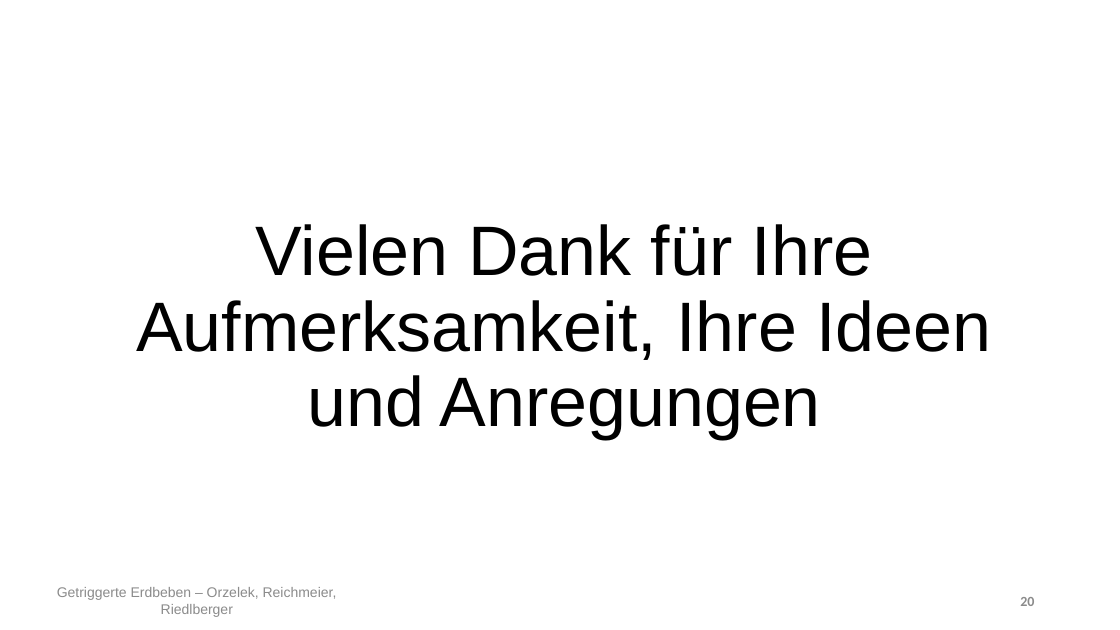
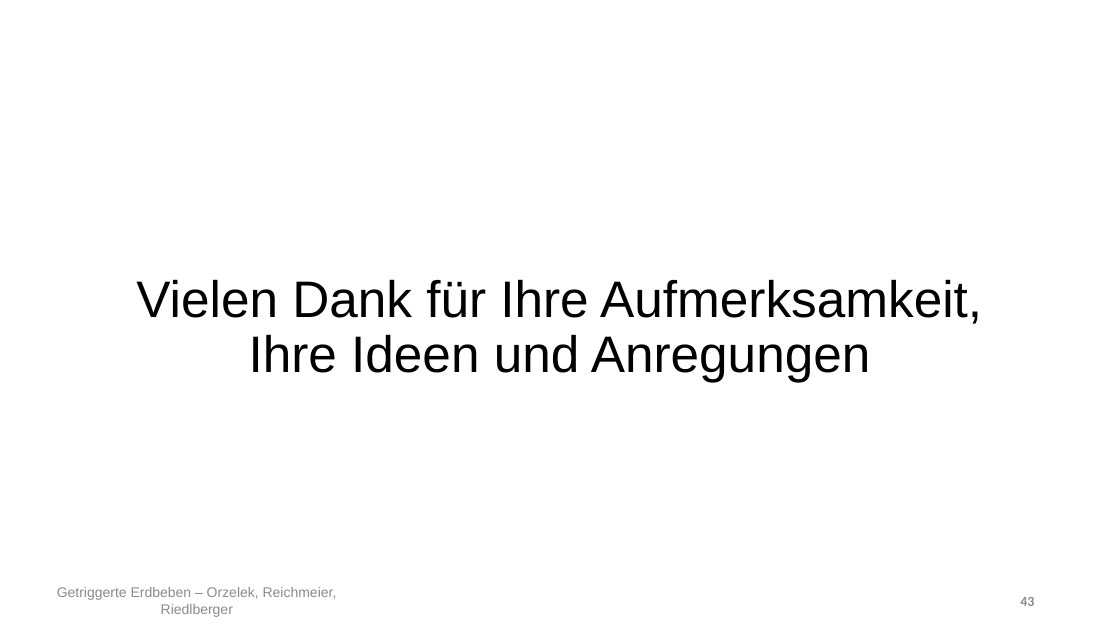
Before and after one commit to Kati77/Praktikum-Erdbeben, a slide deck: slide 43 of pp - AbschlusspräsentationX.pptx (slide 20 before the commit). Drawn at 1120x630 pixels with LibreOffice and Linux fonts; fonts in the diff are those of the drawing. Boxes give left, top, right and bottom in pixels: in the first picture for what was removed or moved away, otherwise in the second. Text is boxed around its words. In the diff, an @@ line names an element or a change of style, - is before the commit and + after.

```diff
--- a/pp - AbschlusspräsentationX.pptx
+++ b/pp - AbschlusspräsentationX.pptx
@@ title "Vielen Dank für Ihre Aufmerksamkeit, ...": place and size @@
-title "Vielen Dank für Ihre Aufmerksamkeit, ..." at [136, 224, 992, 439]
+title "Vielen Dank für Ihre Aufmerksamkeit, ..." at [136, 279, 982, 382]
@@ title "Vielen Dank für Ihre Aufmerksamkeit, ..." at [136, 279, 982, 382]: size 60 to 44 pt @@
@@ page number at [1020, 597, 1034, 606]: text changed @@
-20
+43
```
Also in this commit, not shown: 12 other slides changed, 23 slides added.
